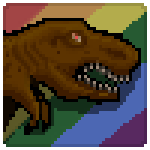
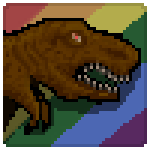
Before/after of a 150 × 150 layered artwork. What changed in the layer stack:
painted on "Layer 7" over [9, 21, 129, 105]
